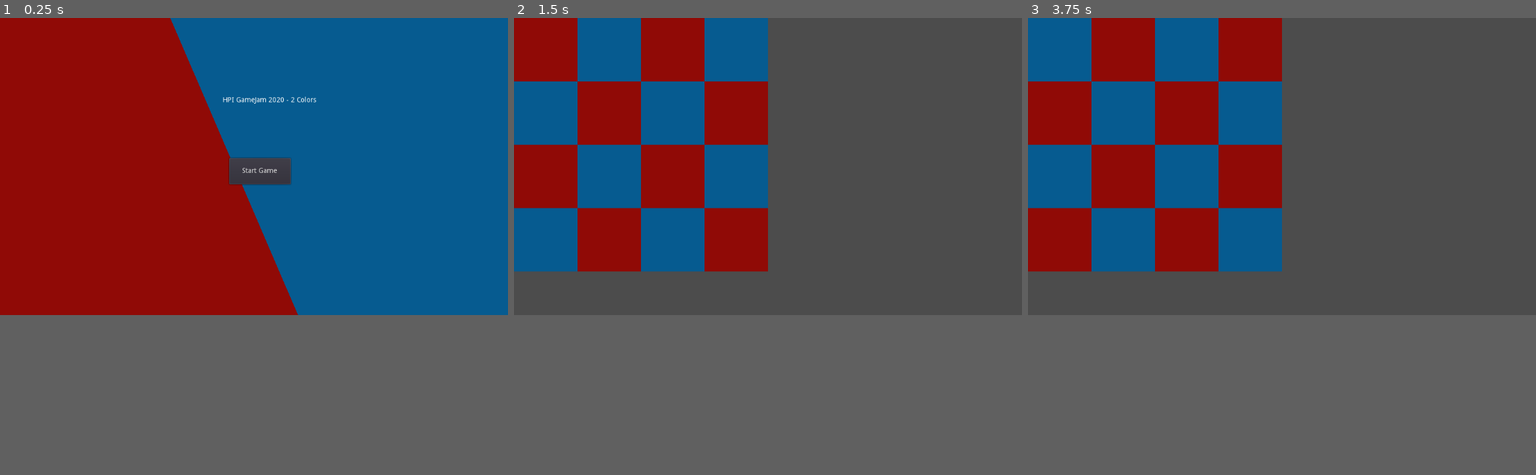
Above: before the commit, frames 1-3 (left to right).
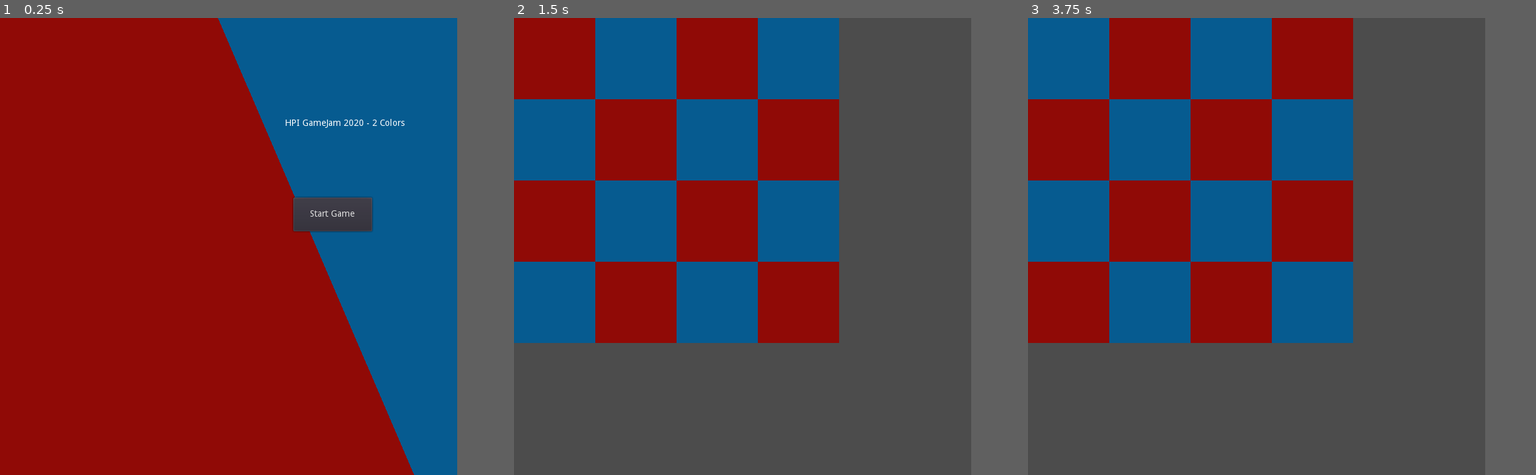
Above: after the commit, the same moments.

Repository: frcroth/hpi_gamejam2020_2colors
Game: Godot game, scene res://Scenes/UI/MainMenu.tscn
Two runs of this game, one before a commit and one after it. Both use one fixed random seed, a clock stepped at 60 frames per second and the inputs below.
Inputs:
- Up to frame 1 (0.25 s): no input
- Up to frame 2 (1.5 s): click "Start Game" at 0.5 s; tap Enter at 1.25 s
- Up to frame 3 (3.75 s): tap Space at 2 s; tap Enter at 3.5 s
In our replay, the window is 800x468 before the commit and 720x720 after it. These sizes can differ from the game's own. Grey fills any space a smaller window leaves; there, only what the larger window draws over its background counts as a difference.

The runs differ from the first frame. In frame 1, 13% of the frame differs, in the area x 33-90%, y 0-100%; in frame 2, 31%, in the area x 0-64%, y 0-72%; in frame 3, 31%.

Commit message:
Set fixed window size

Diff:
--- a/project.godot
+++ b/project.godot
@@ -23,6 +23,11 @@
 
 Globals="*res://Scripts/Globals.gd"
 
+[display]
+
+window/size/width=720
+window/size/height=720
+
 [rendering]
 
 environment/default_environment="res://default_env.tres"
